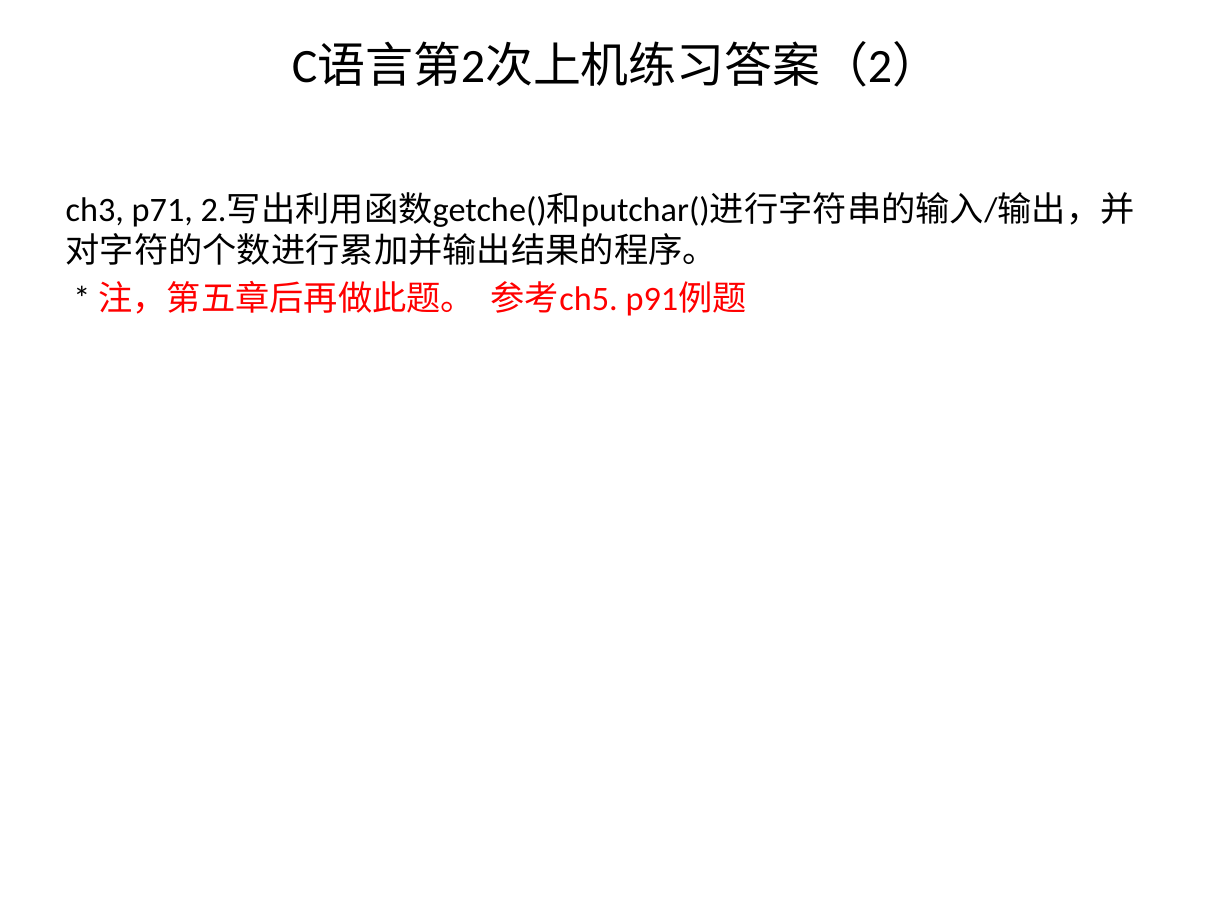
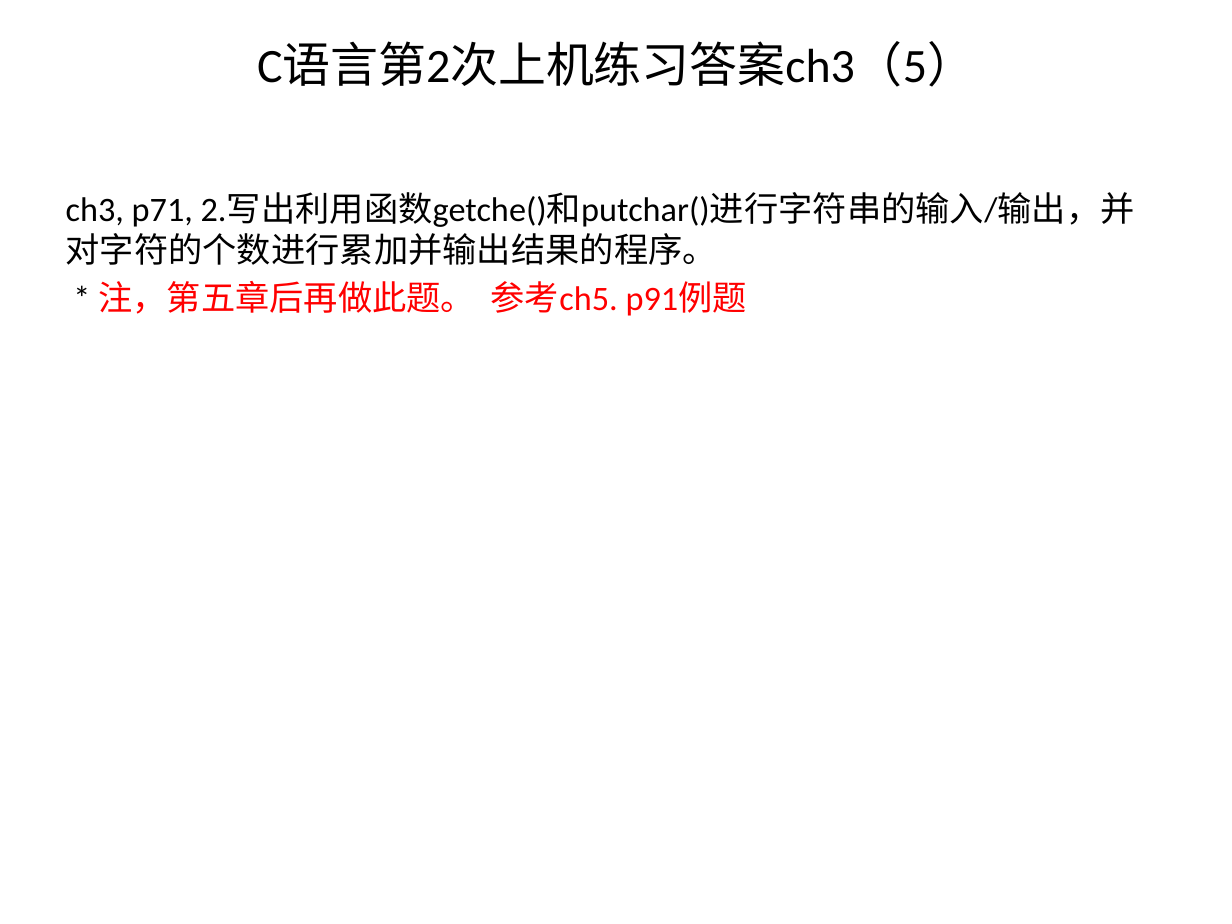
Before and after one commit to jtrfid/C-Repositories, a slide deck: slide 22 of 2016/上机安排.pptx (slide 18 before the commit). Drawn at 1232x924 pixels with LibreOffice and Linux fonts; fonts in the diff are those of the drawing. Boxes give left, top, right and bottom in pixels: in the first picture for what was removed or moved away, otherwise in the second. Text is boxed around its words. In the diff, an @@ line names an element or a change of style, - is before the commit and + after.

Commit message:
修订上机安排

```diff
--- a/2016/上机安排.pptx
+++ b/2016/上机安排.pptx
@@ title at (257,42,975,87): text changed @@
-C语言第2次上机练习答案（2）
+C语言第2次上机练习答案ch3（5）
```
Also in this commit, not shown: 9 other slides changed, 9 slides added, 1 other file.
